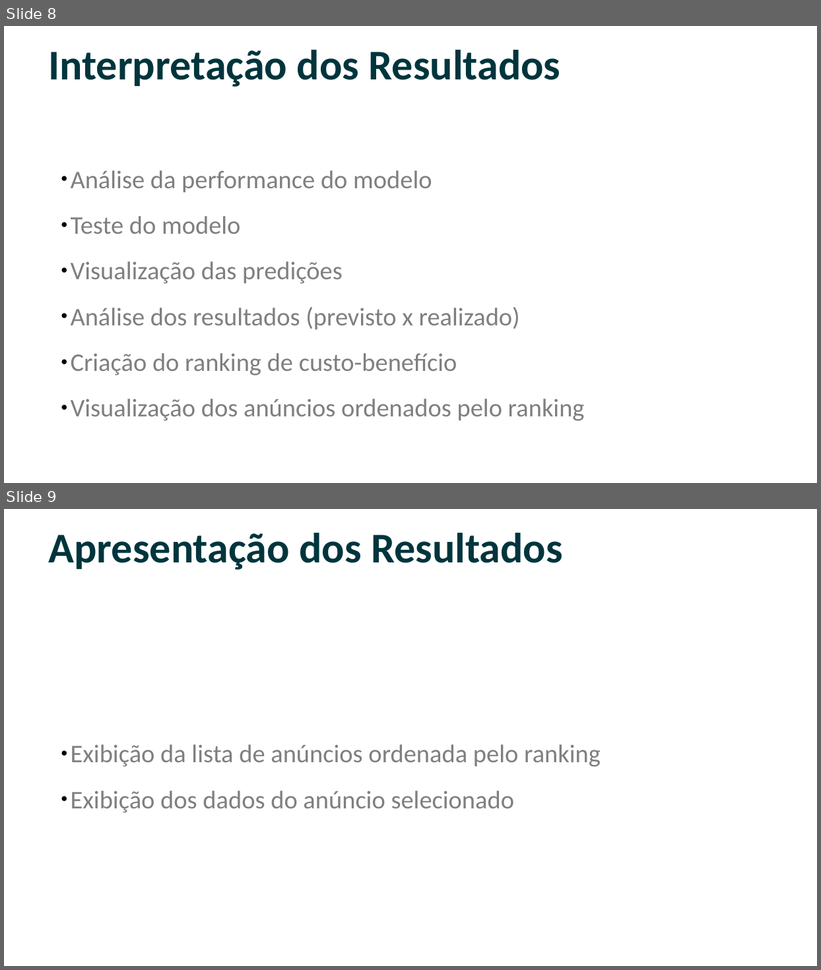
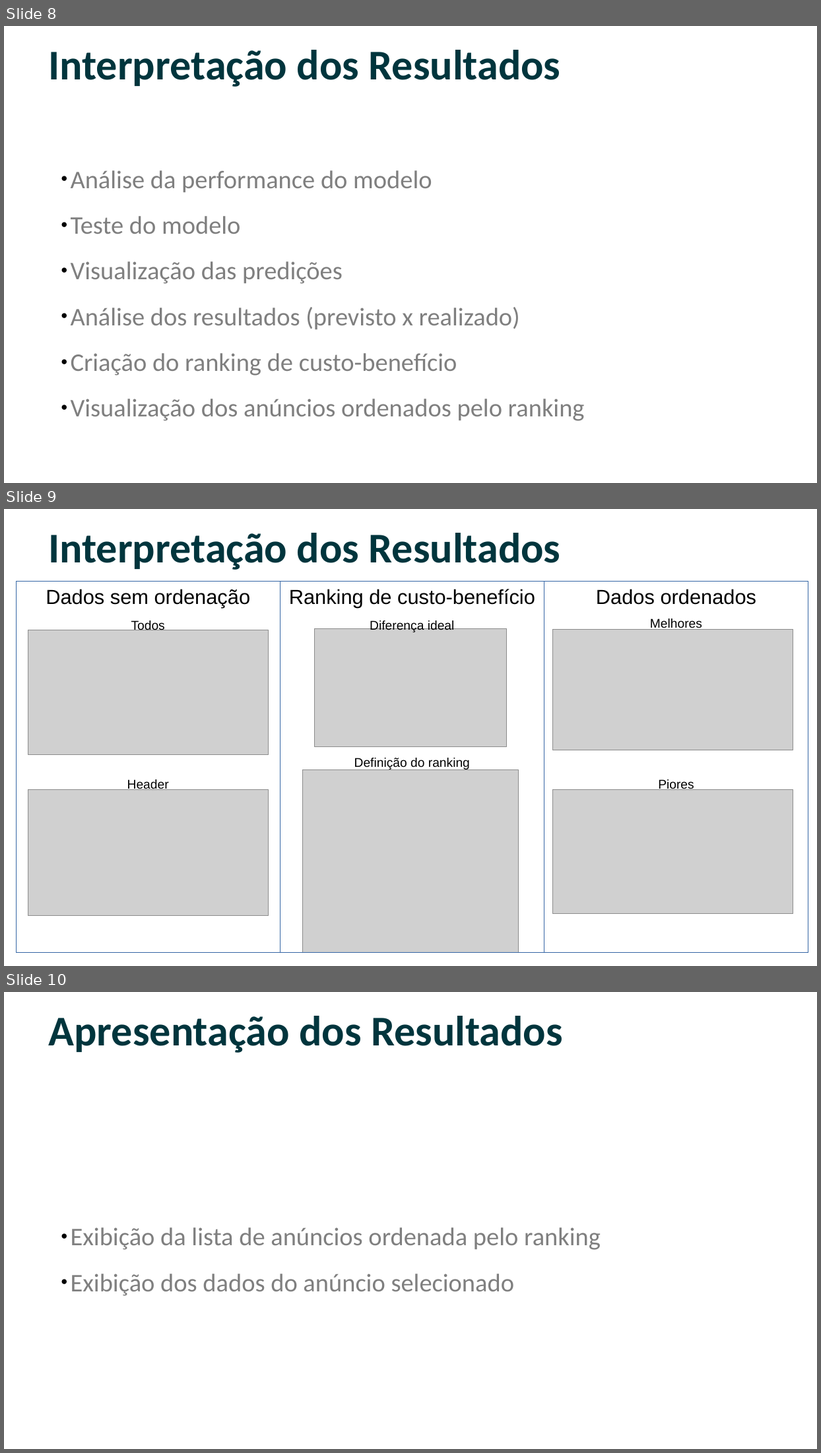
Before and after one commit to frlsouza/pmv_tcc_airbnb, a slide deck: Slides - Fabio Rafael - Ciência de Dados e Big Data.odp. Shown one above the other, each under a label of ours: slides 8 and 9 before the commit, slides 8, 9 and 10 after it. The pictures are 821x970 and 821x1453 pixels, drawn with LibreOffice and Linux fonts; fonts in the diff are those of the drawing; grey boxes stand for pictures; background and template pictures are left out. Boxes give left, top, right and bottom in pixels: in the first picture for what was removed or moved away, otherwise in the second. Text is boxed around its words. In the diff, an @@ line names an element or a change of style, - is before the commit and + after.

Commit message:
Ajustes nos slides (inclusão de imagens).

```diff
--- a/Slides - Fabio Rafael - Ciência de Dados e Big Data.odp
+++ b/Slides - Fabio Rafael - Ciência de Dados e Big Data.odp
@@ slide 9 added at box(4, 509, 817, 966), background #FFFFFF @@
@@ title added at box(49, 533, 561, 570), 50 pt, text #00353D, bold @@
+Interpretação dos Resultados
@@ rectangle added at box(16, 581, 281, 953), outline #3465A4 0 pt @@
@@ rectangle added at box(281, 581, 545, 953), outline #3465A4 0 pt @@
@@ rectangle added at box(545, 581, 809, 953), outline #3465A4 0 pt @@
@@ text added at box(46, 589, 251, 608), 24 pt, text #000000 @@
+Dados sem ordenação
@@ text added at box(289, 589, 535, 608), 24 pt, text #000000 @@
+Ranking de custo-benefício
@@ text added at box(596, 589, 757, 605), 24 pt, text #000000 @@
+Dados ordenados
@@ text added at box(131, 620, 165, 630), 15 pt, text #000000 @@
+Todos
@@ text added at box(370, 621, 455, 632), 15 pt, text #000000 @@
+Diferença ideal
@@ text added at box(650, 619, 702, 630), 15 pt, text #000000 @@
+Melhores
@@ picture added at box(28, 630, 268, 755) @@
@@ picture added at box(314, 629, 507, 747) @@
@@ picture added at box(553, 629, 793, 750) @@
@@ text added at box(354, 758, 470, 770), 15 pt, text #000000 @@
+Definição do ranking
@@ text added at box(127, 780, 169, 790), 15 pt, text #000000 @@
+Header
@@ picture added at box(302, 770, 518, 954) @@
@@ text added at box(658, 780, 694, 790), 15 pt, text #000000 @@
+Piores
@@ picture added at box(28, 789, 268, 916) @@
@@ picture added at box(553, 790, 793, 914) @@
@@ what was slide 9 is now slide 10 @@
```
Also in this commit, not shown: 1 other file.
